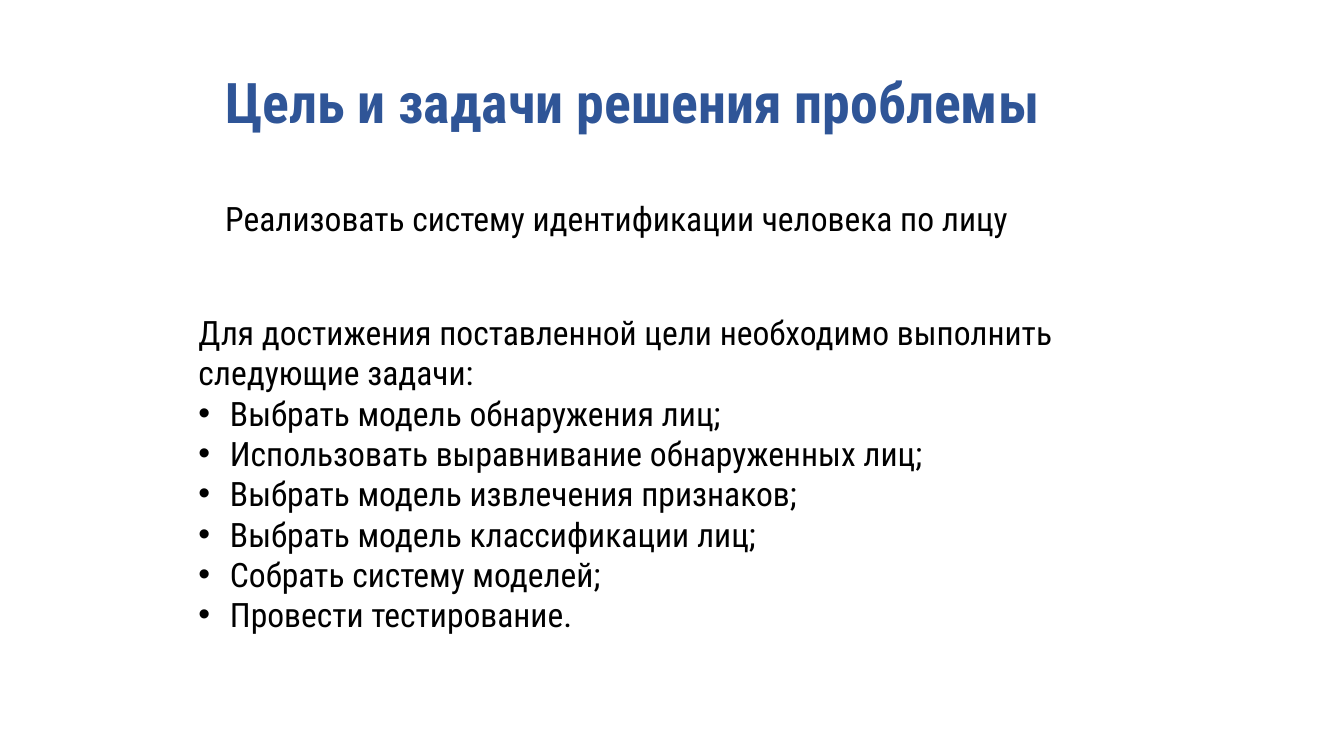
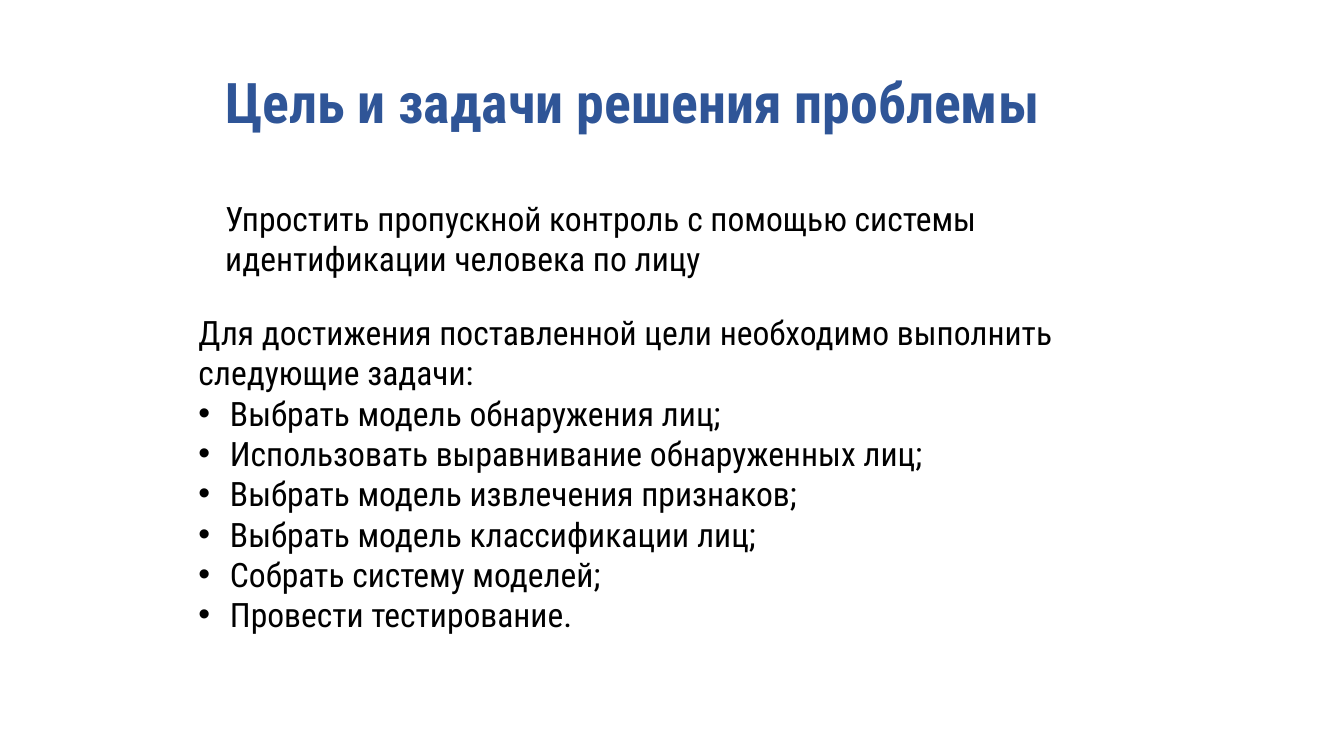
Before and after one commit to kemper0110/face-recog, a slide deck: slide 3 of presentation.pptx. Drawn at 1344x756 pixels with LibreOffice and Linux fonts; fonts in the diff are those of the drawing; background and template pictures are left out. Boxes give left, top, right and bottom in pixels: in the first picture for what was removed or moved away, otherwise in the second. Text is boxed around its words. In the diff, an @@ line names an element or a change of style, - is before the commit and + after.

```diff
--- a/presentation.pptx
+++ b/presentation.pptx
@@ text at [225, 206, 976, 278]: text changed @@
-Реализовать систему идентификации человека по лицу
+Упростить пропускной контроль с помощью системы идентификации человека по лицу
```
Also in this commit, not shown: 1 slide added, 1 slide removed, 1 other file.
